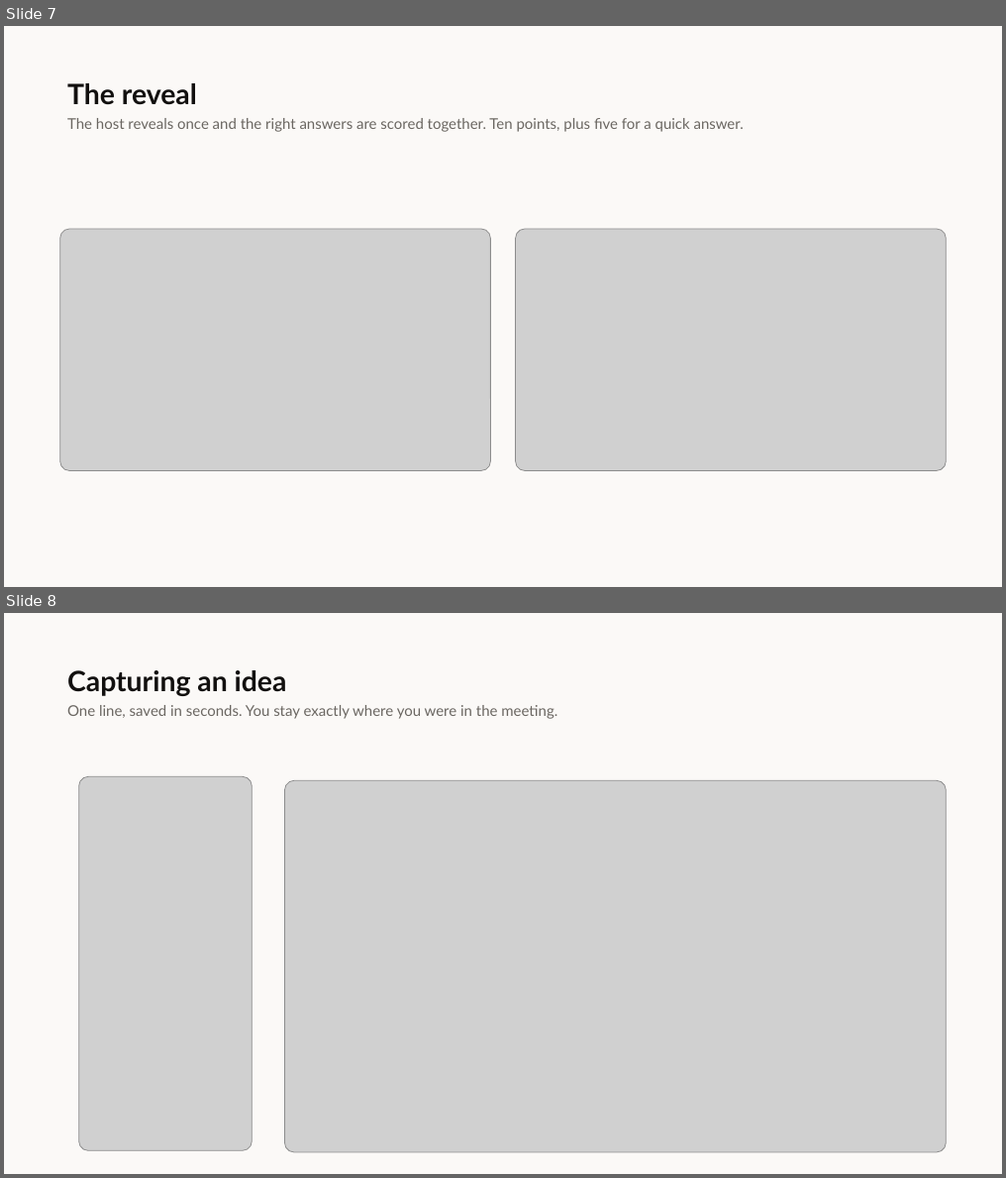
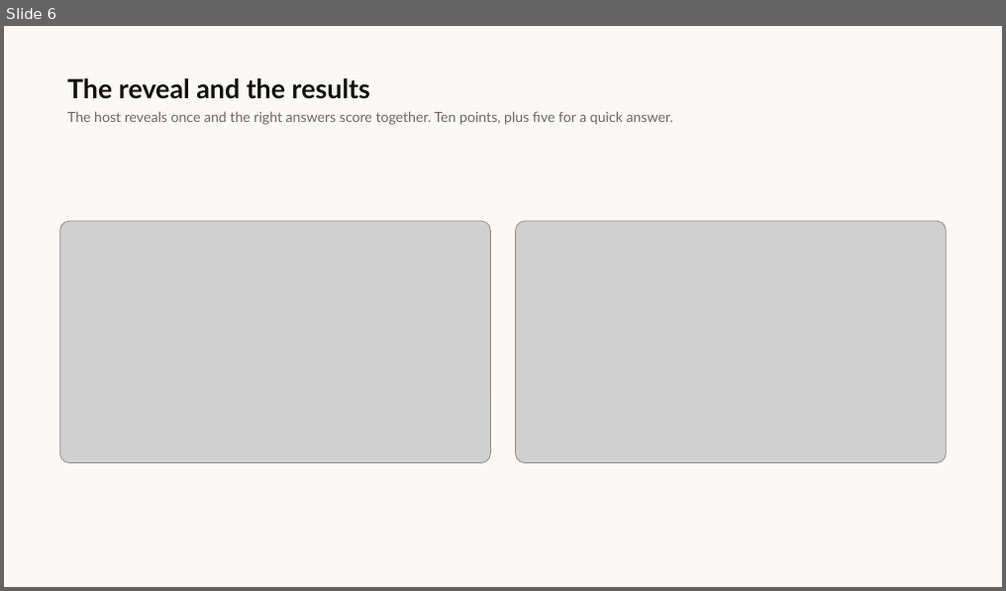
Before and after one commit to Herman-Gathege/Mshikaki-Meetings-App, a slide deck: docs/presentations/Mshikaki-Walkthrough.pptx. Shown one above the other, each under a label of ours: slides 7 and 8 before the commit, slide 6 after it. The pictures are 1006x1178 and 1006x591 pixels, drawn with LibreOffice and Linux fonts; fonts in the diff are those of the drawing; grey boxes stand for pictures. Boxes give left, top, right and bottom in pixels: in the first picture for what was removed or moved away, otherwise in the second. Text is boxed around its words. In the diff, an @@ line names an element or a change of style, - is before the commit and + after.

```diff
--- a/docs/presentations/Mshikaki-Walkthrough.pptx
+++ b/docs/presentations/Mshikaki-Walkthrough.pptx
@@ slide 8 removed at (x1=4, y1=613, x2=1002, y2=1174), background #FBF9F7 @@
@@ text removed at (x1=67, y1=670, x2=287, y2=696) @@
-Capturing an idea
@@ text removed at (x1=67, y1=705, x2=557, y2=719) @@
-One line, saved in seconds. You stay exactly where you were in the meeting.
@@ picture removed at (x1=79, y1=777, x2=252, y2=1152) @@
@@ picture removed at (x1=285, y1=780, x2=945, y2=1153) @@
@@ what was slide 7 is now slide 6 @@
@@ slide 6 changed as well @@
@@ text at (x1=67, y1=78, x2=370, y2=99): text changed; size 27 to 25.5 pt @@
-The reveal
+The reveal and the results
@@ text at (x1=67, y1=111, x2=673, y2=125): text changed; size 14.2 to 13.5 pt @@
-The host reveals once and the right answers are scored together. Ten points, plus five for a quick answer.
+The host reveals once and the right answers score together. Ten points, plus five for a quick answer.
@@ picture moved from (x1=60, y1=229, x2=491, y2=471) to (x1=60, y1=221, x2=491, y2=464) @@
@@ picture moved from (x1=515, y1=229, x2=945, y2=471) to (x1=515, y1=221, x2=945, y2=464) @@
```
Also in this commit, not shown: 7 other slides changed, 6 slides added, 4 other slides removed.
